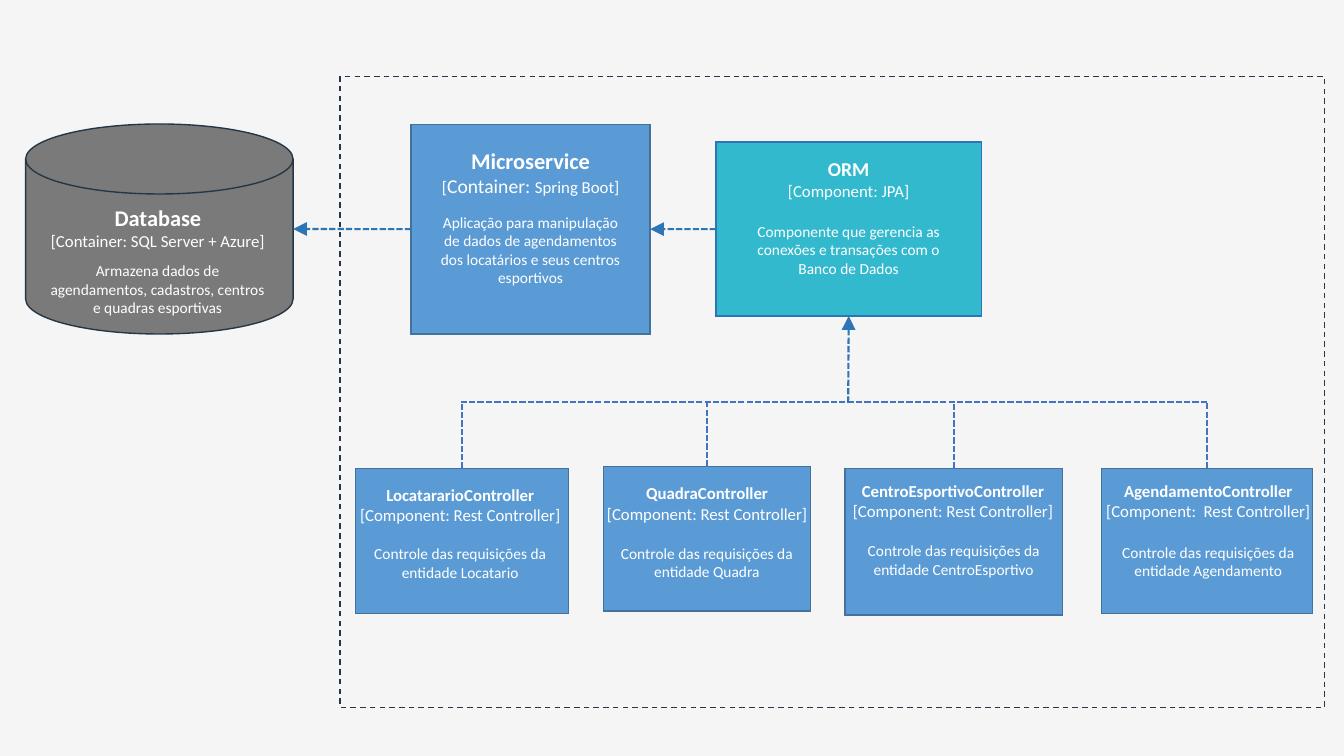
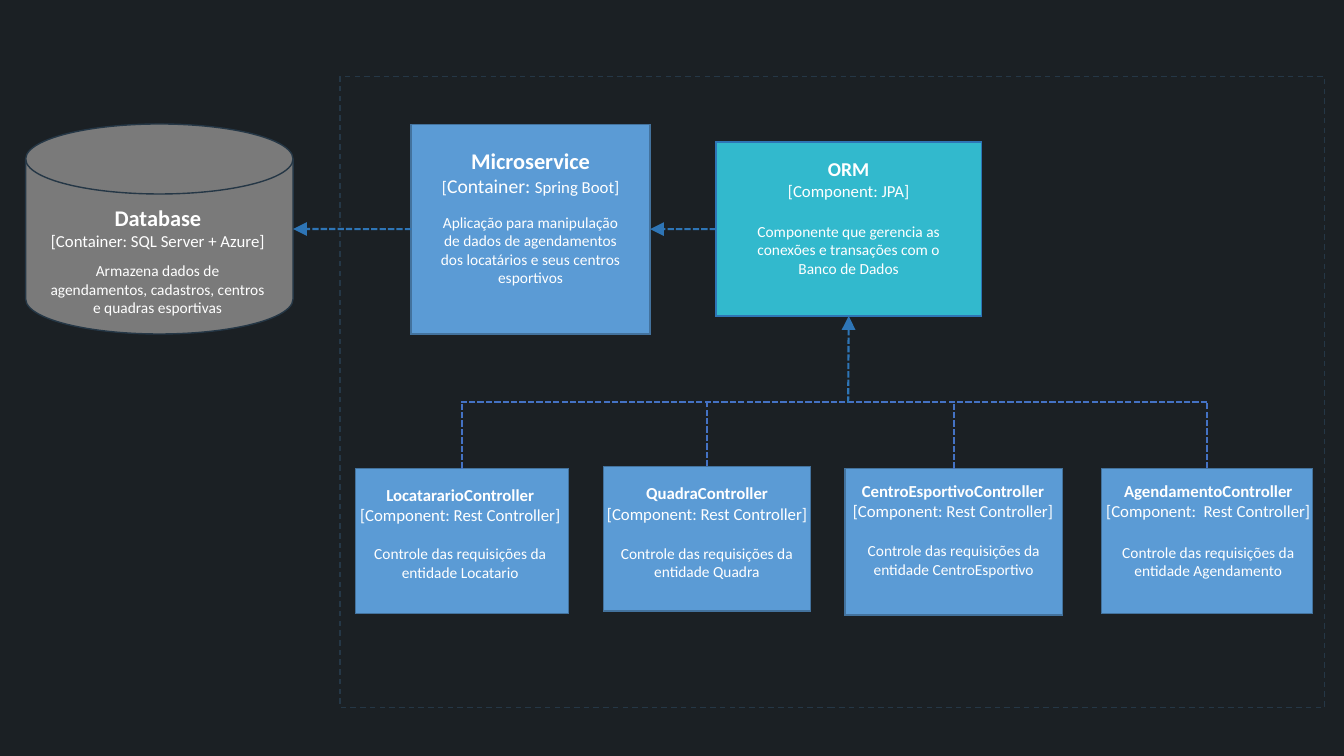
Before and after one commit to Biellferraz/Resenha, a slide deck: slide 2 of documentacao/desenho-de-solução/Solucao_do_Projeto_com_Containers_componentes.pptx. Drawn at 1344x756 pixels with LibreOffice and Linux fonts; fonts in the diff are those of the drawing. Boxes give left, top, right and bottom in pixels: in the first picture for what was removed or moved away, otherwise in the second. Text is boxed around its words. In the diff, an @@ line names an element or a change of style, - is before the commit and + after.

```diff
--- a/documentacao/desenho-de-solução/Solucao_do_Projeto_com_Containers_componentes.pptx
+++ b/documentacao/desenho-de-solução/Solucao_do_Projeto_com_Containers_componentes.pptx
@@ background #F5F5F5 to #1B2024 @@
```
Also in this commit, not shown: 1 other slide changed, 1 other file.
